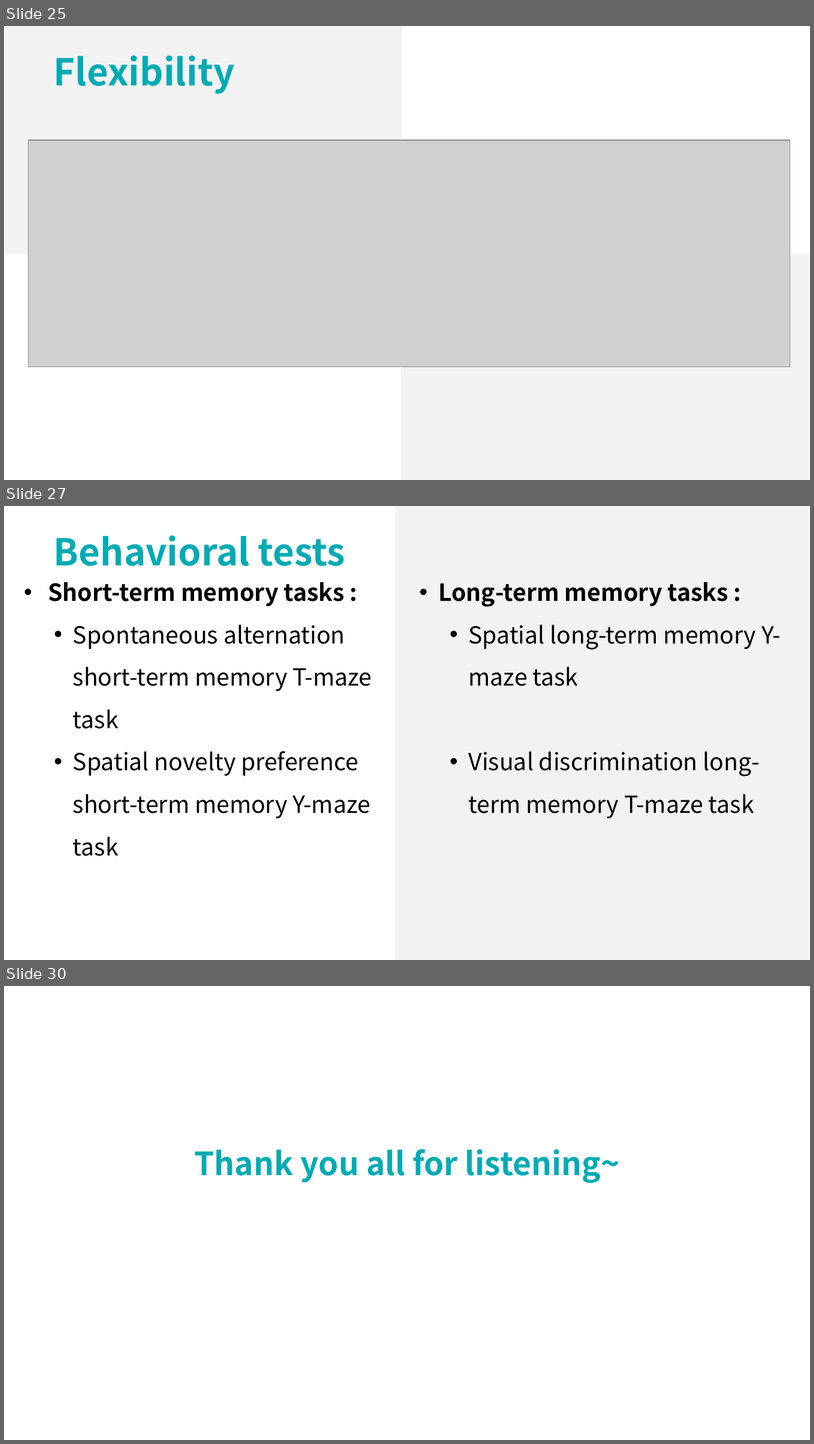
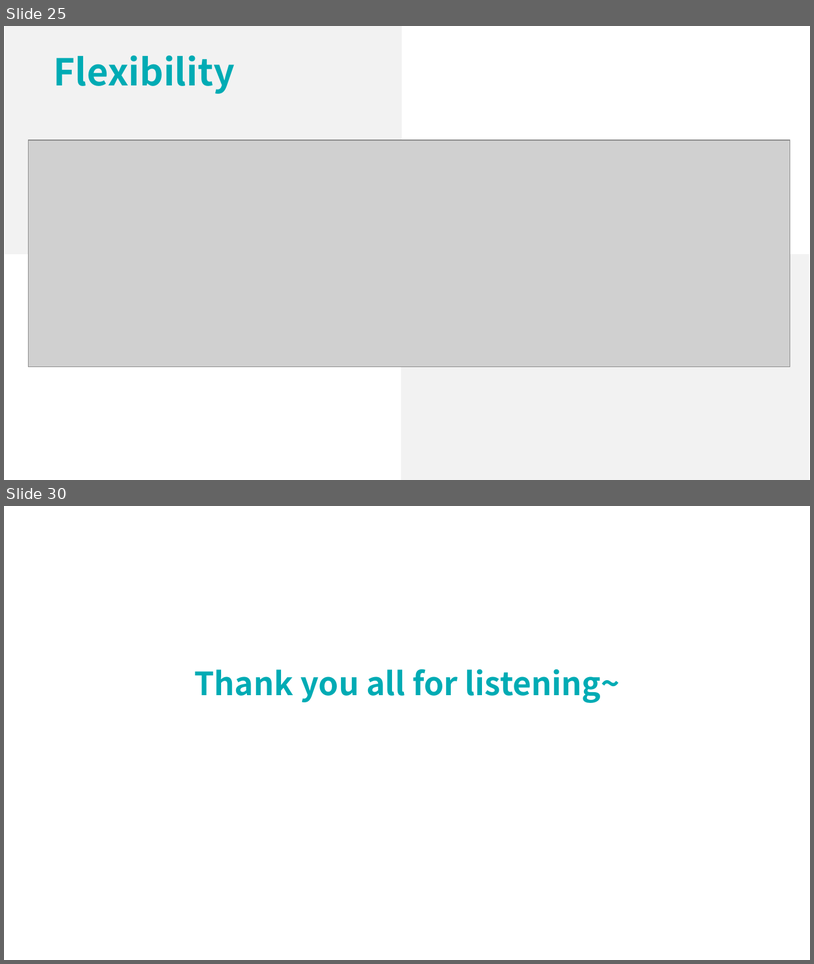
Before and after one commit to lsyoath/sheepy, a slide deck: Work/ppt/DynamicModularity.pptx. Shown one above the other, each under a label of ours: slides 25, 27 and 30 before the commit, slides 25 and 30 after it; the slides between them are not shown. The pictures are 814x1444 and 814x964 pixels, drawn with LibreOffice and Linux fonts; fonts in the diff are those of the drawing; grey boxes stand for pictures. Boxes give left, top, right and bottom in pixels: in the first picture for what was removed or moved away, otherwise in the second. Text is boxed around its words. In the diff, an @@ line names an element or a change of style, - is before the commit and + after.

```diff
--- a/Work/ppt/DynamicModularity.pptx
+++ b/Work/ppt/DynamicModularity.pptx
@@ slide 27 removed at box(4, 506, 810, 960), background #FFFFFF @@
@@ rectangle removed at box(395, 506, 810, 960) @@
@@ text removed at box(54, 535, 345, 566) @@
-Behavioral tests
@@ text removed at box(48, 582, 372, 856) @@
-• Short-term memory tasks :
-  • Spontaneous alternation short-term memory T-maze task
-  • Spatial novelty preference short-term memory Y-maze task
@@ text removed at box(438, 582, 781, 818) @@
-• Long-term memory tasks :
-  • Spatial long-term memory Y-maze task
-  • Visual discrimination long-term memory T-maze task
```
Also in this commit, not shown: 1 slide changed, 4 slides added, 3 other slides removed, 2 other files.
